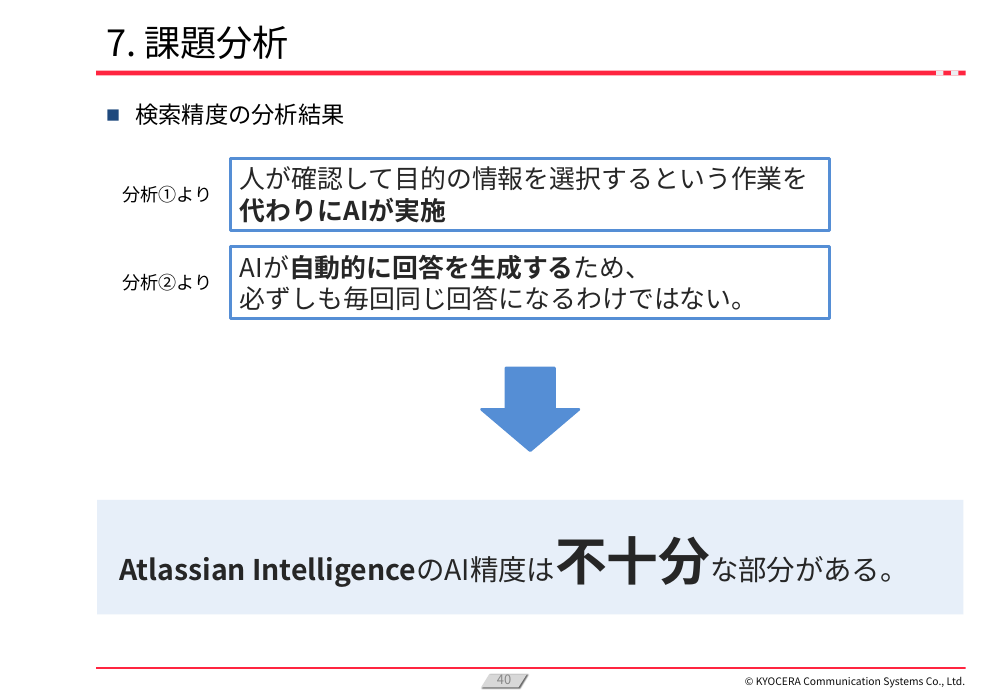
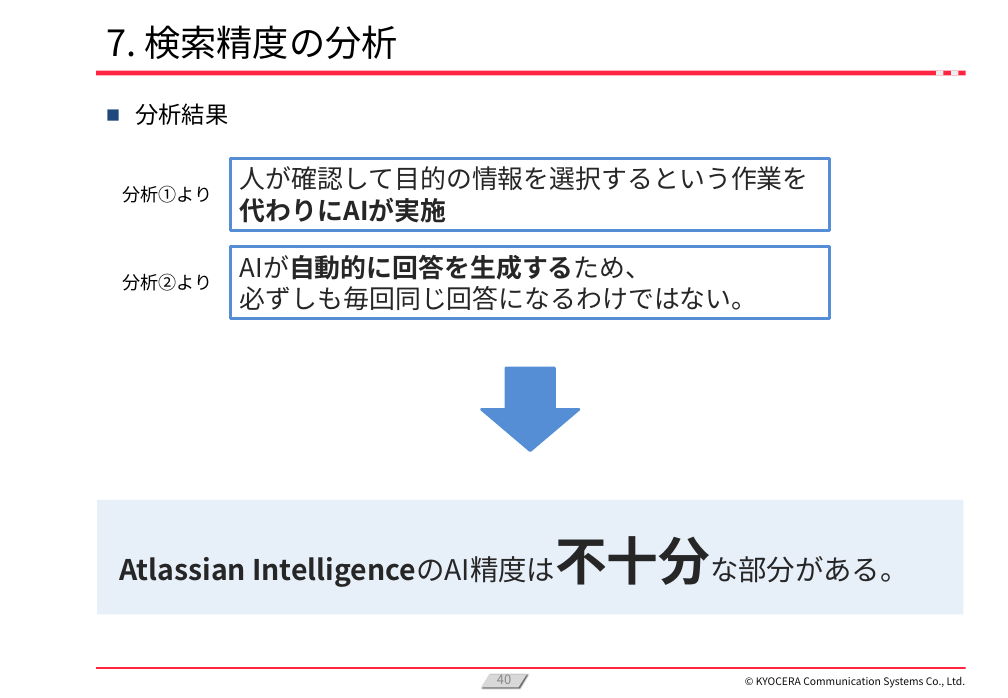
Before and after one commit to KanataOsako/SCSA, a slide deck: slide 40 of src/研究レポート/業務改善【大迫かなた】2024年予選会資料.pptx. Drawn at 1008x698 pixels with LibreOffice and Linux fonts; fonts in the diff are those of the drawing; background and template pictures are left out. Boxes give left, top, right and bottom in pixels: in the first picture for what was removed or moved away, otherwise in the second. Text is boxed around its words. In the diff, an @@ line names an element or a change of style, - is before the commit and + after.

```diff
--- a/src/研究レポート/業務改善【大迫かなた】2024年予選会資料.pptx
+++ b/src/研究レポート/業務改善【大迫かなた】2024年予選会資料.pptx
@@ title at <box>106,25,398,59</box>: text changed @@
-7. 課題分析
+7. 検索精度の分析
@@ text at <box>135,103,228,125</box>: text changed @@
-■ 検索精度の分析結果
+■ 分析結果
```
Also in this commit, not shown: 29 other slides changed, 3 slides added, 1 slide removed, 1 other file.
